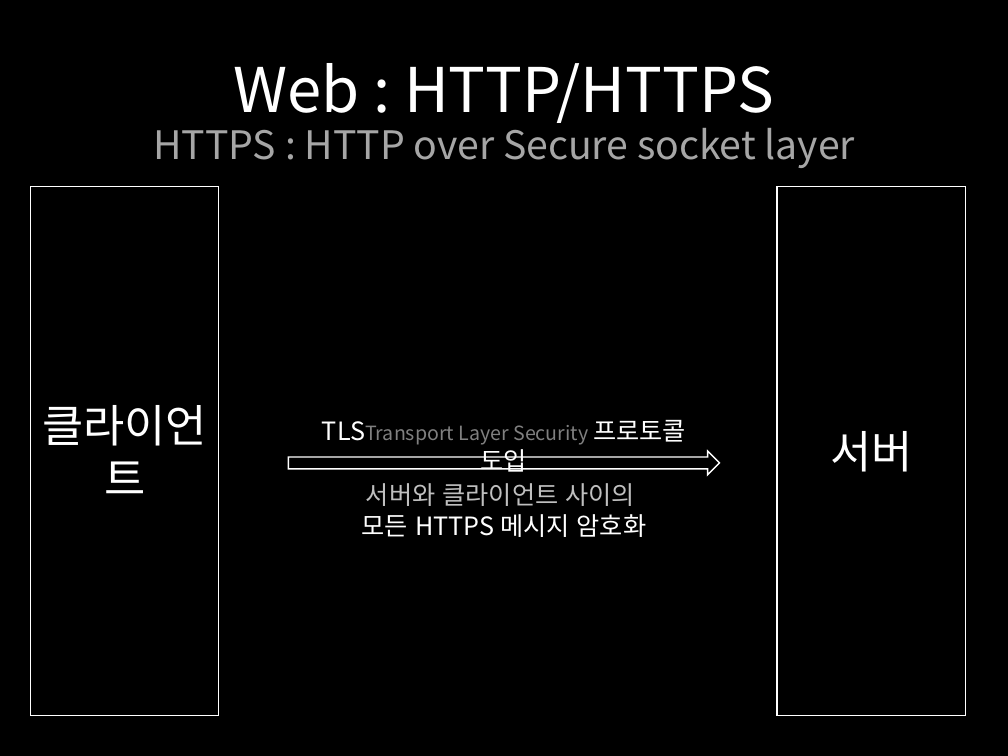
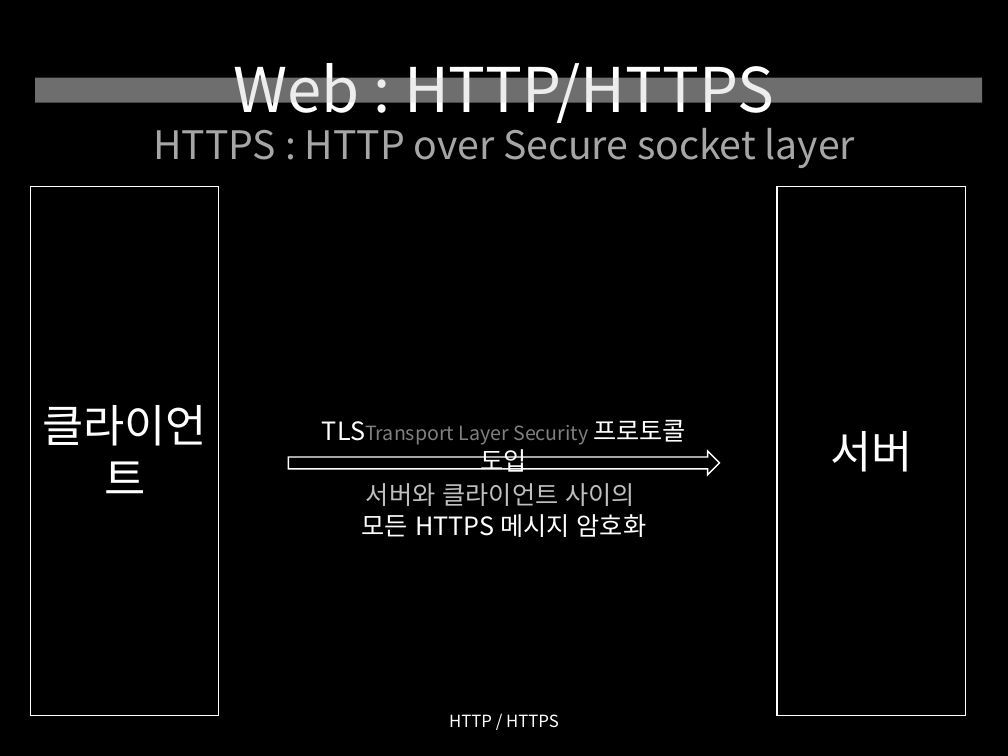
Before and after one commit to yusooo/Hacking, a slide deck: slide 7 of 웹해킹 정리.pptx (slide 6 before the commit). Drawn at 1008x756 pixels with LibreOffice and Linux fonts; fonts in the diff are those of the drawing. Boxes give left, top, right and bottom in pixels: in the first picture for what was removed or moved away, otherwise in the second. Text is boxed around its words. In the diff, an @@ line names an element or a change of style, - is before the commit and + after.

```diff
--- a/웹해킹 정리.pptx
+++ b/웹해킹 정리.pptx
@@ rectangle added at box(35, 78, 982, 103), fill #DDDDDD at 50% opacity @@
@@ text added at box(449, 714, 559, 727), 12 pt, text #FFFFFF @@
+HTTP / HTTPS
```
Also in this commit, not shown: 5 other slides changed, 2 slides added.
